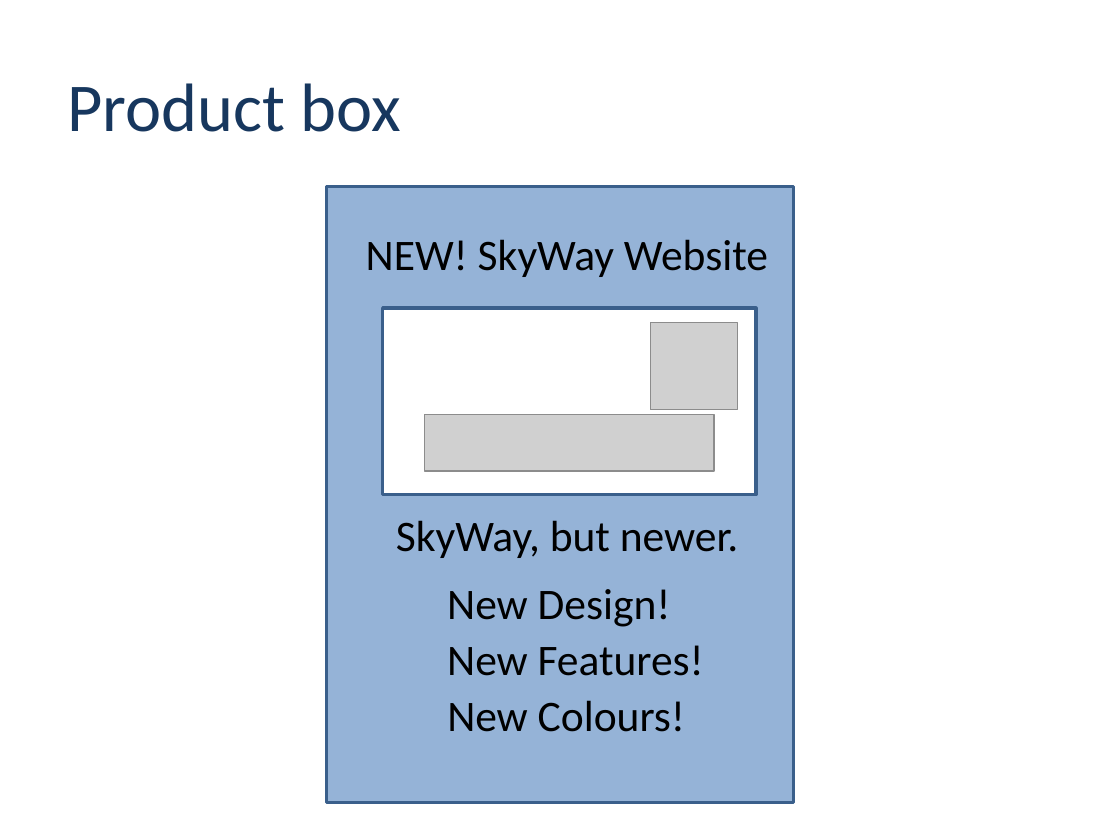
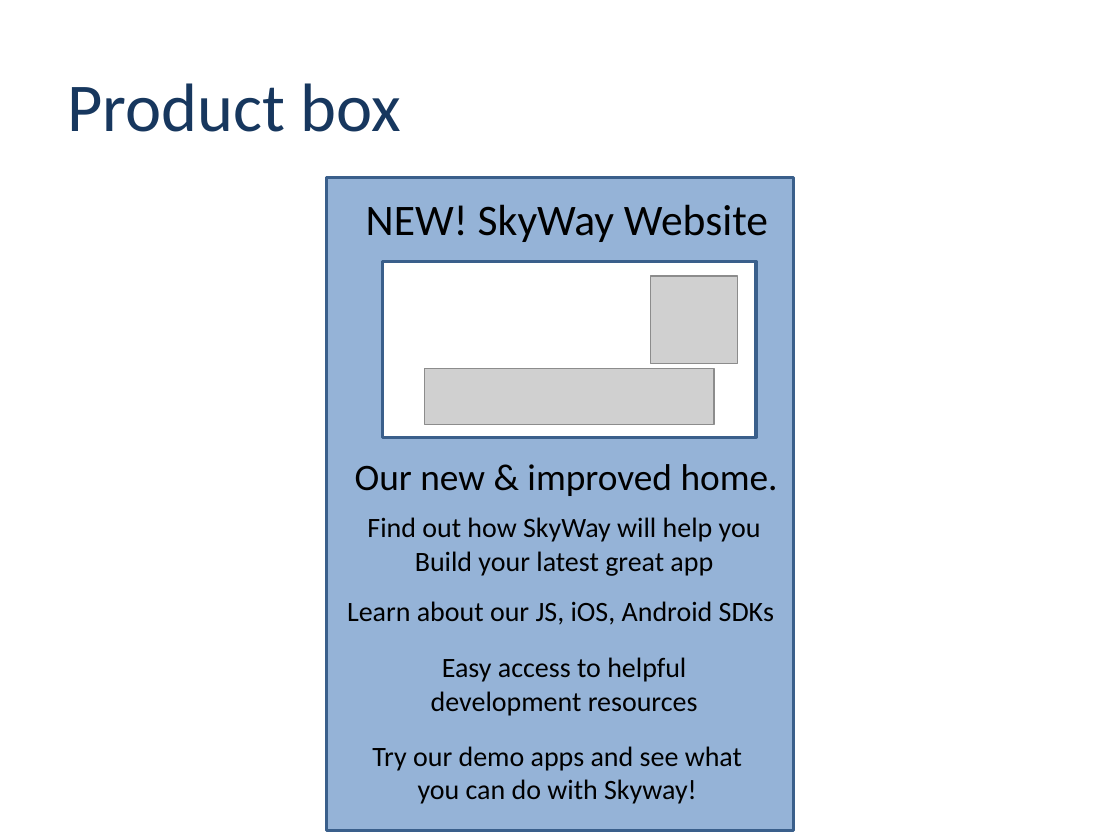
Before and after one commit to nttcom/skyway, a slide deck: slide 4 of skyway-renewal-inception-deck.pptx. Drawn at 1120x840 pixels with LibreOffice and Linux fonts; fonts in the diff are those of the drawing; grey boxes stand for pictures; background and template pictures are left out. Boxes give left, top, right and bottom in pixels: in the first picture for what was removed or moved away, otherwise in the second. Text is boxed around its words. In the diff, an @@ line names an element or a change of style, - is before the commit and + after.

```diff
--- a/skyway-renewal-inception-deck.pptx
+++ b/skyway-renewal-inception-deck.pptx
@@ rectangle: place and size @@
-rectangle at <box>327,187,794,803</box>
+rectangle at <box>327,177,794,830</box>
@@ text "NEW! SkyWay Website": place and size @@
-text "NEW! SkyWay Website" at <box>366,239,768,277</box>
+text "NEW! SkyWay Website" at <box>366,204,768,242</box>
@@ rectangle: place and size @@
-rectangle at <box>383,308,756,495</box>
+rectangle at <box>383,261,756,437</box>
@@ picture: place and size @@
-picture at <box>650,323,737,410</box>
+picture at <box>650,276,737,363</box>
@@ picture: place and size @@
-picture at <box>424,414,713,470</box>
+picture at <box>424,368,713,424</box>
@@ text at <box>355,464,778,496</box>: text changed; size 28 to 24 pt @@
-SkyWay, but newer.
+Our new & improved home.
@@ text at <box>367,517,761,576</box>: text changed; size 28 to 18 pt @@
-New Design!
+Find out how SkyWay will help you
+Build your latest great app
@@ text at <box>347,601,774,625</box>: text changed; size 28 to 18 pt @@
-New Features!
+Learn about our JS, iOS, Android SDKs
@@ text at <box>431,657,698,716</box>: text changed; size 28 to 18 pt @@
-New Colours!
+Easy access to helpful development resources
@@ text added at <box>372,746,742,804</box>, 18 pt, text #000000 @@
+Try our demo apps and see what
+you can do with Skyway!
```
Also in this commit, not shown: 4 other slides changed.
